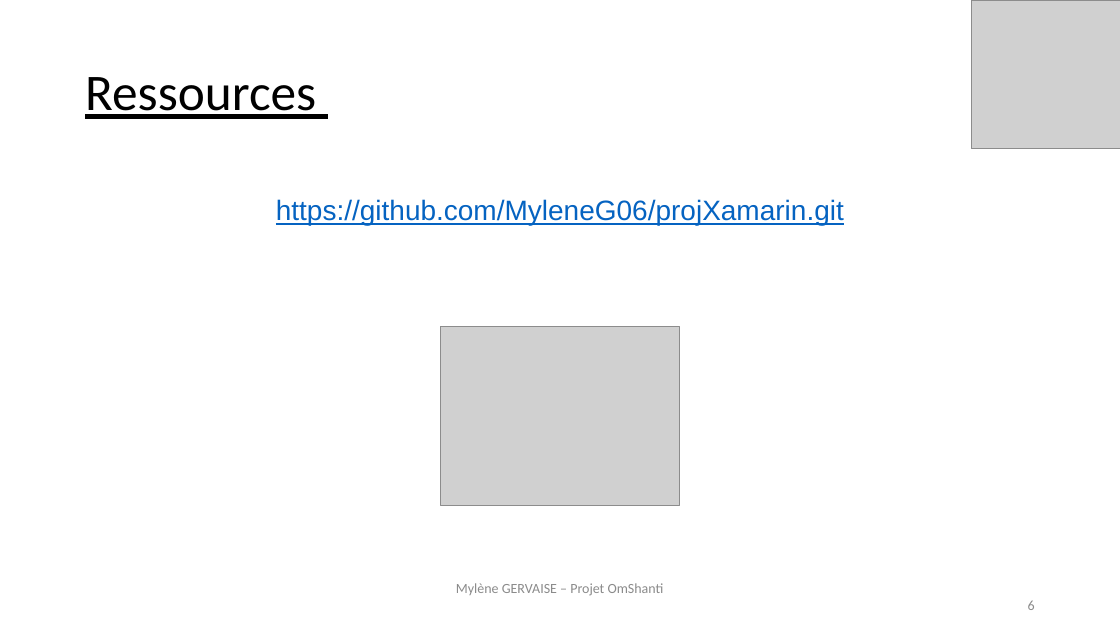
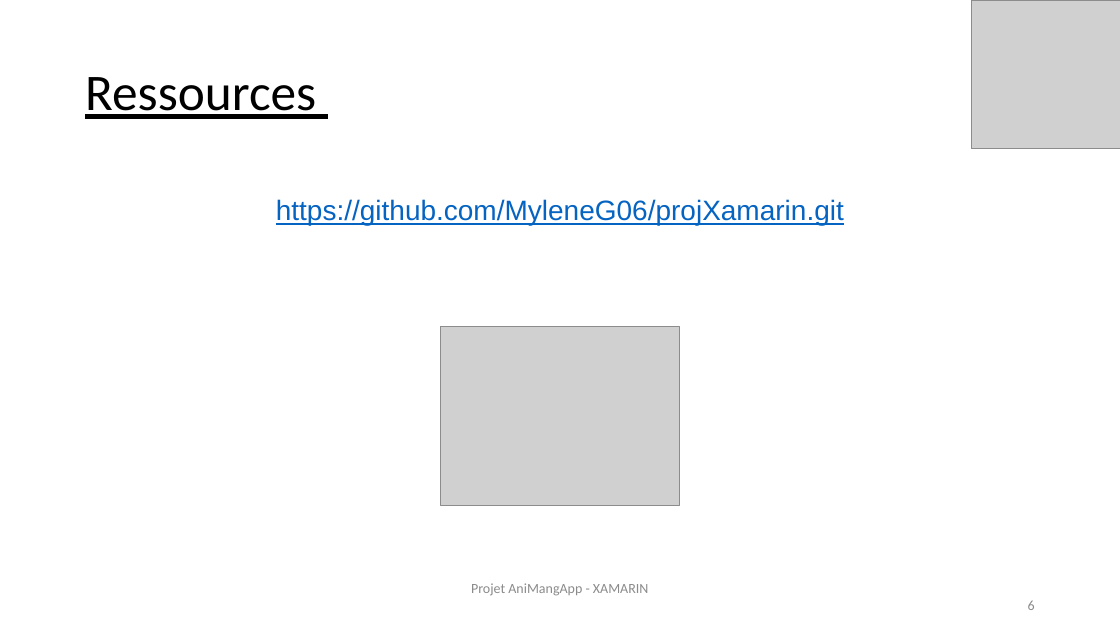
Before and after one commit to MyleneG06/projXamarin, a slide deck: slide 6 of Prez-Xamarin_AniMangApp.pptx. Drawn at 1120x630 pixels with LibreOffice and Linux fonts; fonts in the diff are those of the drawing; grey boxes stand for pictures. Boxes give left, top, right and bottom in pixels: in the first picture for what was removed or moved away, otherwise in the second. Text is boxed around its words. In the diff, an @@ line names an element or a change of style, - is before the commit and + after.

```diff
--- a/Prez-Xamarin_AniMangApp.pptx
+++ b/Prez-Xamarin_AniMangApp.pptx
@@ text at (471,583,648,596): text changed @@
-Mylène GERVAISE – Projet OmShanti
+Projet AniMangApp - XAMARIN
```
Also in this commit, not shown: 1 slide added.
